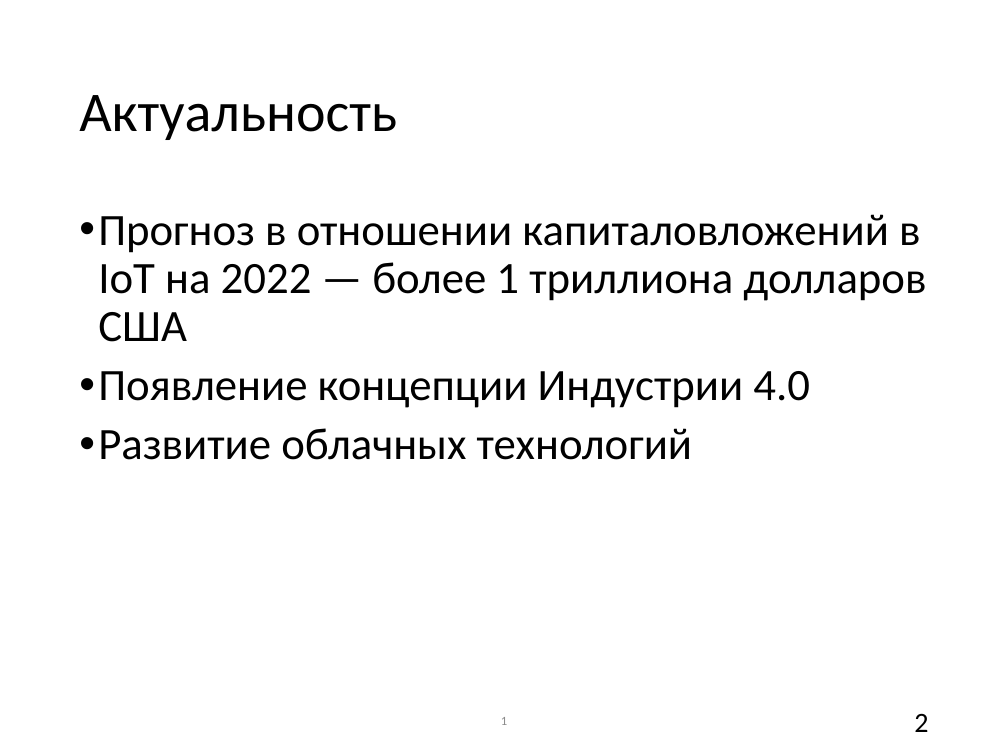
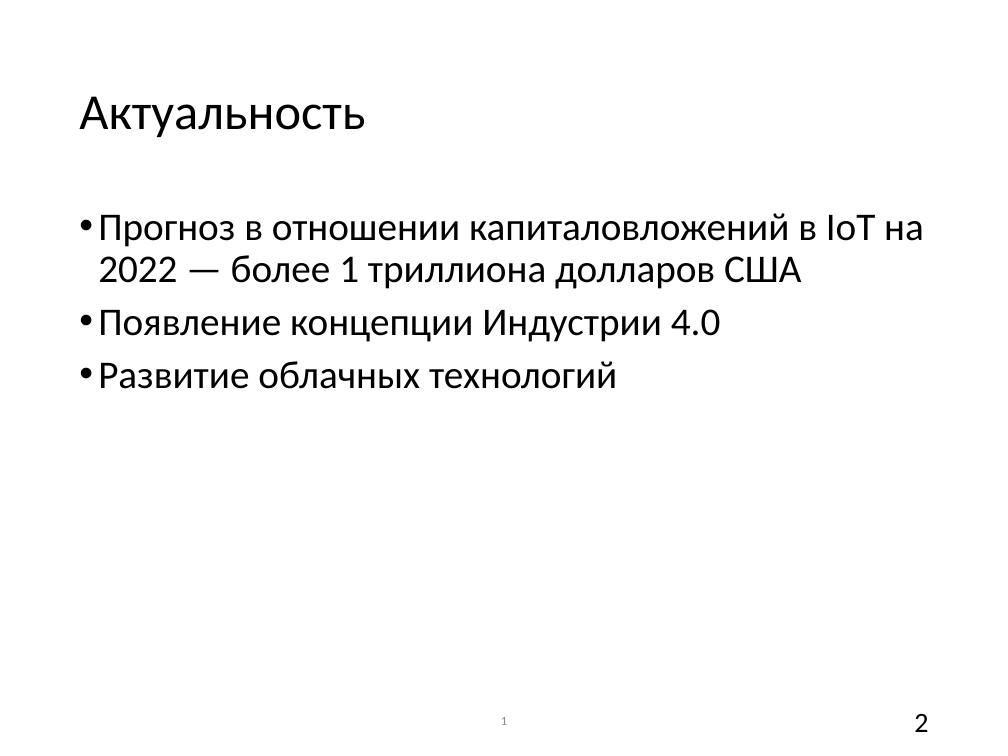
Before and after one commit to rstslv/Twin, a slide deck: slide 2 of doc/ВКР/презентация.pptx. Drawn at 1008x756 pixels with LibreOffice and Linux fonts; fonts in the diff are those of the drawing. Boxes give left, top, right and bottom in pixels: in the first picture for what was removed or moved away, otherwise in the second. Text is boxed around its words. In the diff, an @@ line names an element or a change of style, - is before the commit and + after.

```diff
--- a/doc/ВКР/презентация.pptx
+++ b/doc/ВКР/презентация.pptx
@@ title "Актуальность" at (79, 96, 365, 137): size 40 to 36 pt @@
@@ text "Прогноз в отношении капиталовложений в ..." at (98, 213, 924, 389): size 32 to 28 pt @@
```
Also in this commit, not shown: 17 other slides changed, 2 other files.
